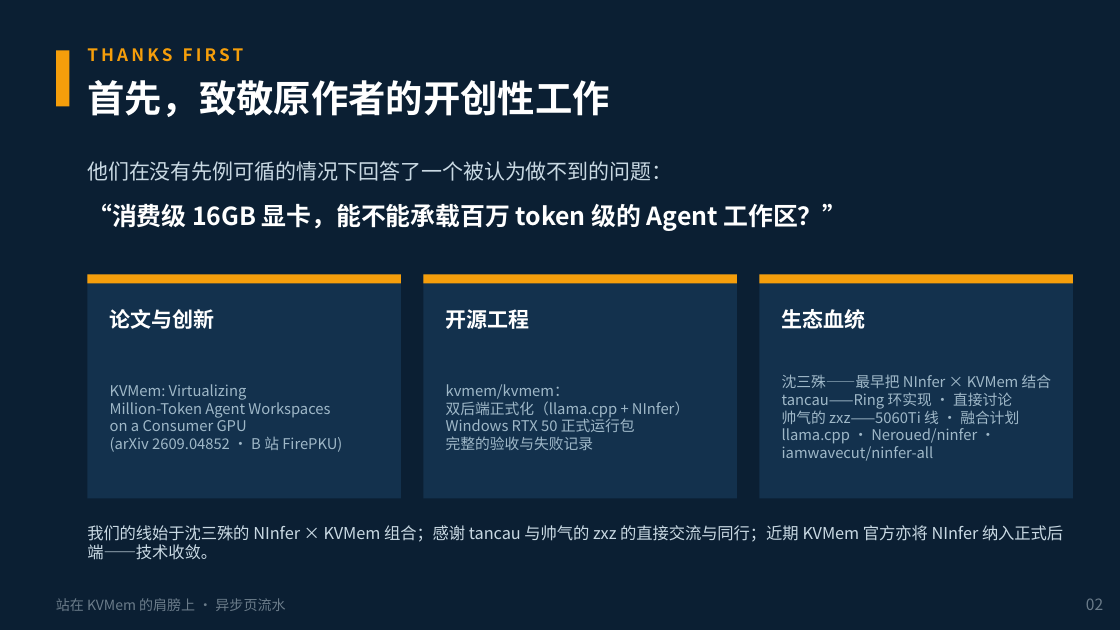
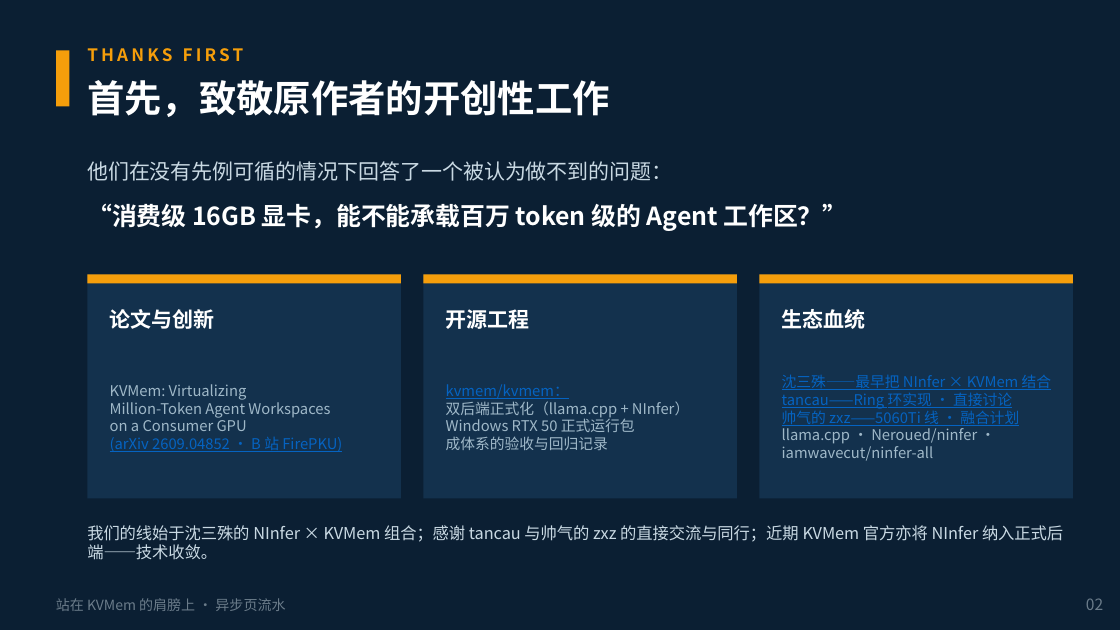
Before and after one commit to paicat1/Ninfer-KVMem-Async, a slide deck: slide 2 of docs/异步页流水-技术说明.pptx. Drawn at 1120x630 pixels with LibreOffice and Linux fonts; fonts in the diff are those of the drawing. Boxes give left, top, right and bottom in pixels: in the first picture for what was removed or moved away, otherwise in the second. Text is boxed around its words. In the diff, an @@ line names an element or a change of style, - is before the commit and + after.

```diff
--- a/docs/异步页流水-技术说明.pptx
+++ b/docs/异步页流水-技术说明.pptx
@@ text at [446, 384, 569, 399]: text colour #9FB8C8 to #0563C1, underline on in "kvmem/kvmem：" @@
@@ text at [782, 374, 1051, 426]: text colour #9FB8C8 to #0563C1, underline on in "沈三殊——最早把 NInfer × KVMem 结合", "tancau——Ring 环实现 · 直接讨论", "帅气的 zxz——5060Ti 线 · 融合计划" @@
@@ text at [110, 437, 342, 452]: text colour #9FB8C8 to #0563C1, underline on in "(arXiv 2609.04852 · B 站 FirePKU)" @@
@@ text at [446, 436, 608, 450]: text changed @@
-完整的验收与失败记录
+成体系的验收与回归记录
```
Also in this commit, not shown: 1 other slide changed, 4 other files.
